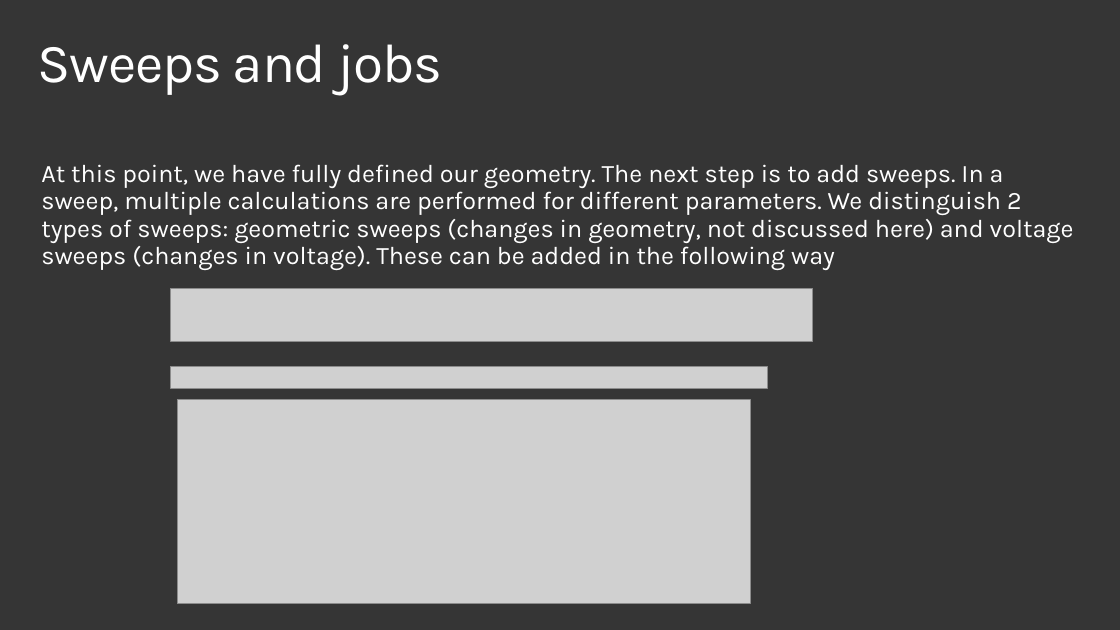
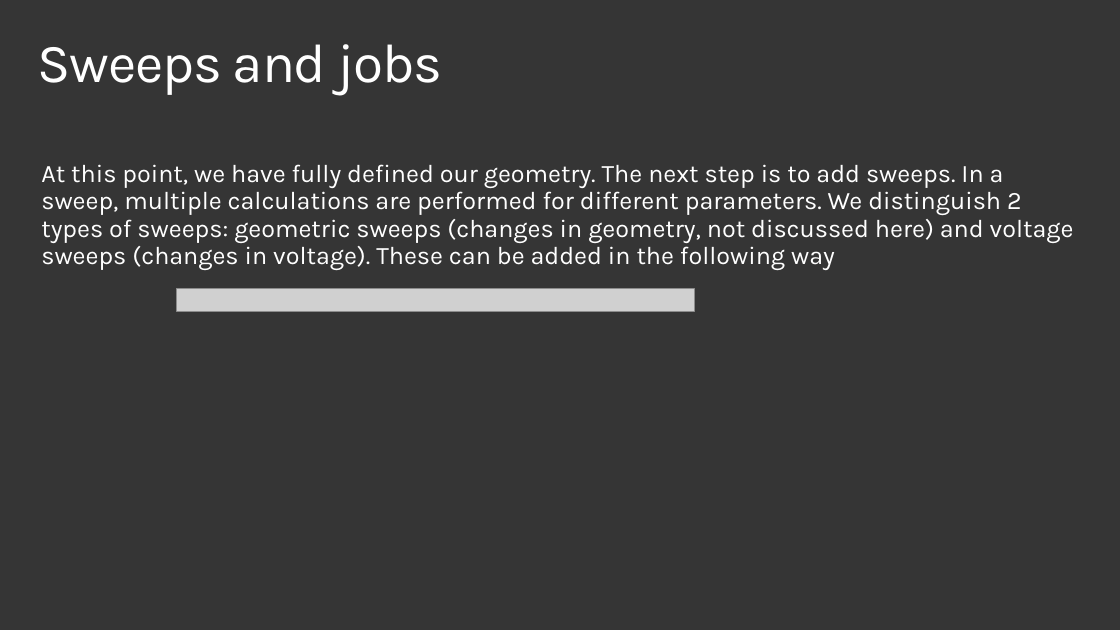
Before and after one commit to microsoft/qmt, a slide deck: slide 16 of examples/1_3D_2DEG/2DEG example.pptx (slide 18 before the commit). Drawn at 1120x630 pixels with LibreOffice and Linux fonts; fonts in the diff are those of the drawing; grey boxes stand for pictures; background and template pictures are left out. Boxes give left, top, right and bottom in pixels: in the first picture for what was removed or moved away, otherwise in the second. Text is boxed around its words. In the diff, an @@ line names an element or a change of style, - is before the commit and + after.

```diff
--- a/examples/1_3D_2DEG/2DEG example.pptx
+++ b/examples/1_3D_2DEG/2DEG example.pptx
@@ picture removed at (x1=171, y1=288, x2=814, y2=341) @@
@@ picture added at (x1=176, y1=289, x2=694, y2=311) @@
@@ picture removed at (x1=171, y1=366, x2=768, y2=388) @@
@@ picture removed at (x1=177, y1=399, x2=749, y2=604) @@
```
Also in this commit, not shown: 4 other slides changed, 2 slides removed, 1 other file.
